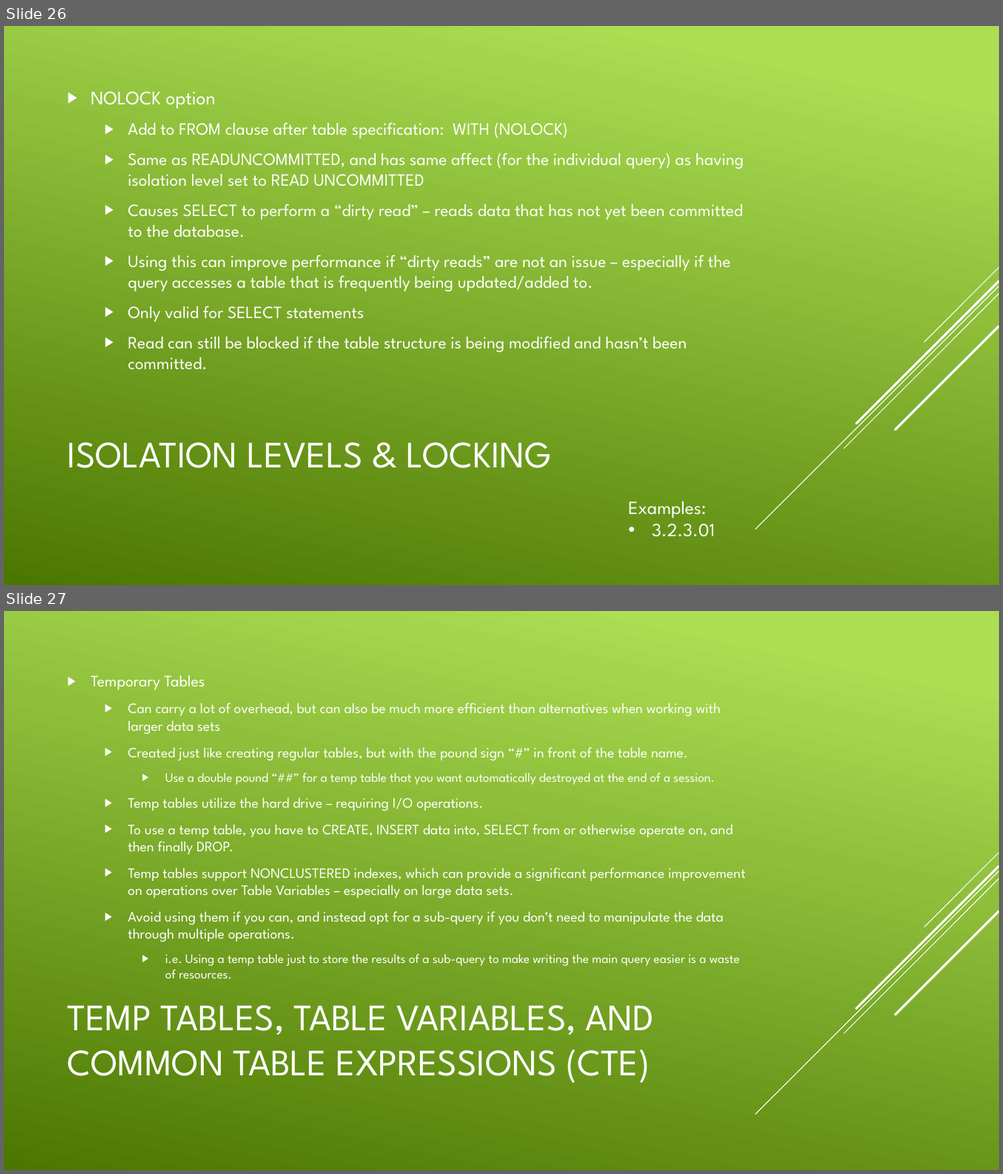
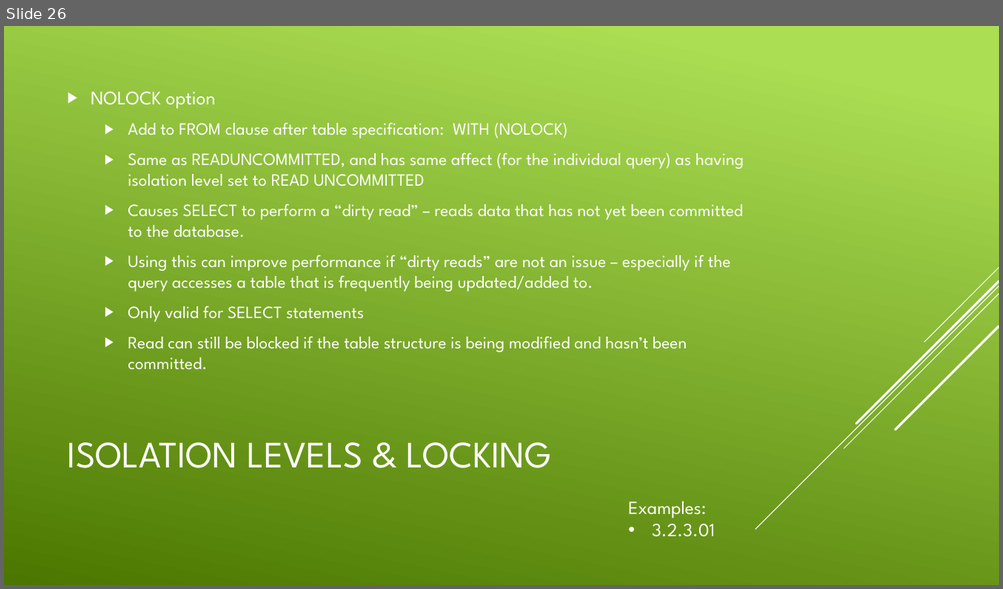
Before and after one commit to CodePro-JHenry/SQLOptimize, a slide deck: Presentations/Week 3.pptx. Shown one above the other, each under a label of ours: slides 26 and 27 before the commit, slide 26 after it. The pictures are 1003x1174 and 1003x589 pixels, drawn with LibreOffice and Linux fonts; fonts in the diff are those of the drawing. Boxes give left, top, right and bottom in pixels: in the first picture for what was removed or moved away, otherwise in the second. Text is boxed around its words. In the diff, an @@ line names an element or a change of style, - is before the commit and + after.

```diff
--- a/Presentations/Week 3.pptx
+++ b/Presentations/Week 3.pptx
@@ slide 27 removed at [4, 611, 999, 1170], background gradient #ACDF55 to #4C7800; not listed: 5 template elements that a slide beside it also shows @@
@@ text removed at [91, 675, 745, 979] @@
-▶ Temporary Tables
-  ▶ Can carry a lot of overhead, but can also be much more efficient than alternatives when working with larger data sets
-  ▶ Created just like creating regular tables, but with the pound sign “#” in front of the table name.
-    ▶ Use a double pound “##” for a temp table that you want automatically destroyed at the end of a session.
-  ▶ Temp tables utilize the hard drive – requiring I/O operations.
-  ▶ To use a temp table, you have to CREATE, INSERT data into, SELECT from or otherwise operate on, and then finally DROP.
-  ▶ Temp tables support NONCLUSTERED indexes, which can provide a significant performance improvement on operations over Table Variables – especially on large data sets.
-  ▶ Avoid using them if you can, and instead opt for a sub-query if you don’t need to manipulate the data through multiple operations.
-    ▶ i.e. Using a temp table just to store the results of a sub-query to make writing the main query easier is a waste of resources.
@@ title removed at [68, 1005, 654, 1083] @@
-TEMP TABLES, TABLE VARIABLES, AND COMMON TABLE EXPRESSIONS (CTE)
```
Also in this commit, not shown: 8 other slides removed, 26 other files.
